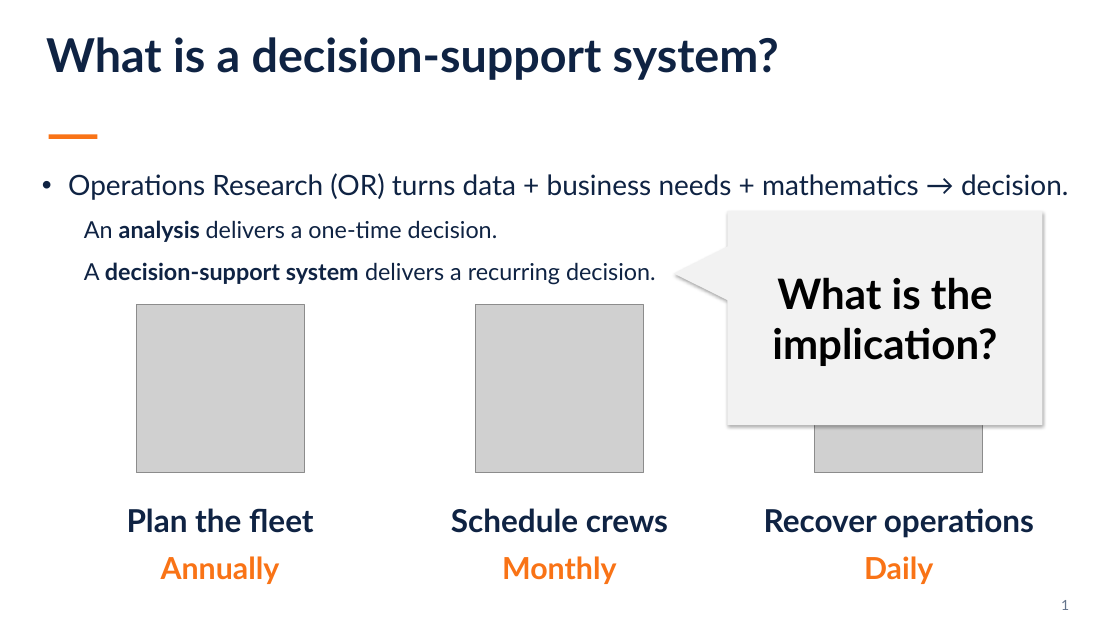
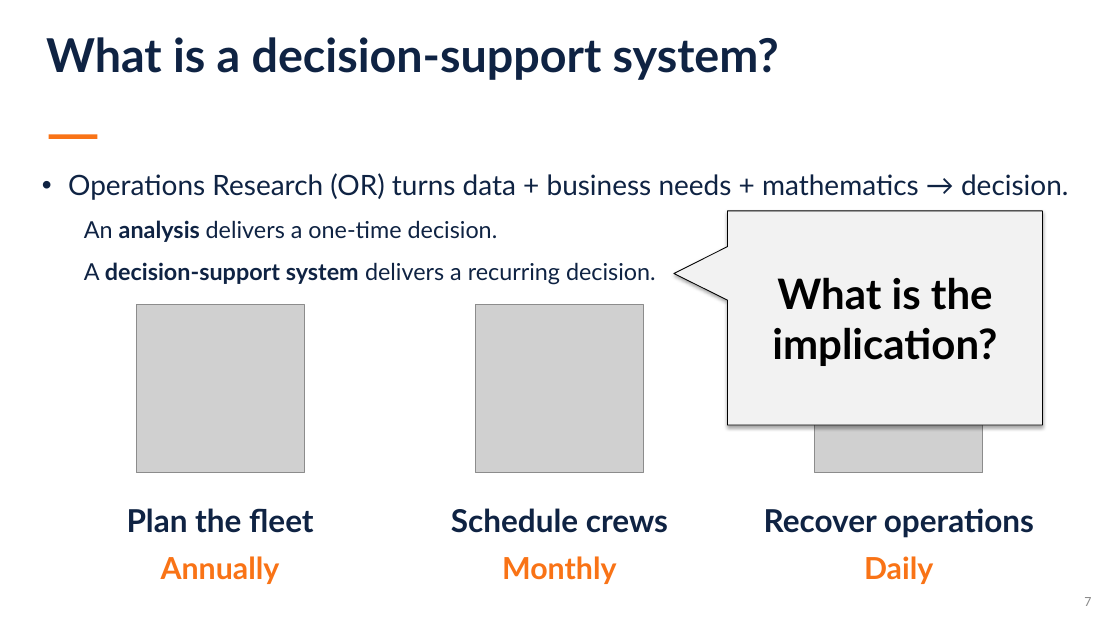
Before and after one commit to sefop/sefop-sctc-2026, a slide deck: slide 7 of SCTC-2026-Airlines-Optimization-Workshop.pptx (slide 6 before the commit). Drawn at 1120x630 pixels with LibreOffice and Linux fonts; fonts in the diff are those of the drawing; grey boxes stand for pictures. Boxes give left, top, right and bottom in pixels: in the first picture for what was removed or moved away, otherwise in the second. Text is boxed around its words. In the diff, an @@ line names an element or a change of style, - is before the commit and + after.

```diff
--- a/SCTC-2026-Airlines-Optimization-Workshop.pptx
+++ b/SCTC-2026-Airlines-Optimization-Workshop.pptx
@@ speech box "What is the implication?" at (728,211,1043,425): outline none to #000000 0.75 pt @@
@@ page number added at (1084,597,1091,606), 12 pt, text #8C8C8C @@
+7
@@ text removed at (1061,600,1069,610) @@
-1
```
Also in this commit, not shown: 22 other slides changed, 7 slides added, 2 slides removed, 7 other files.
